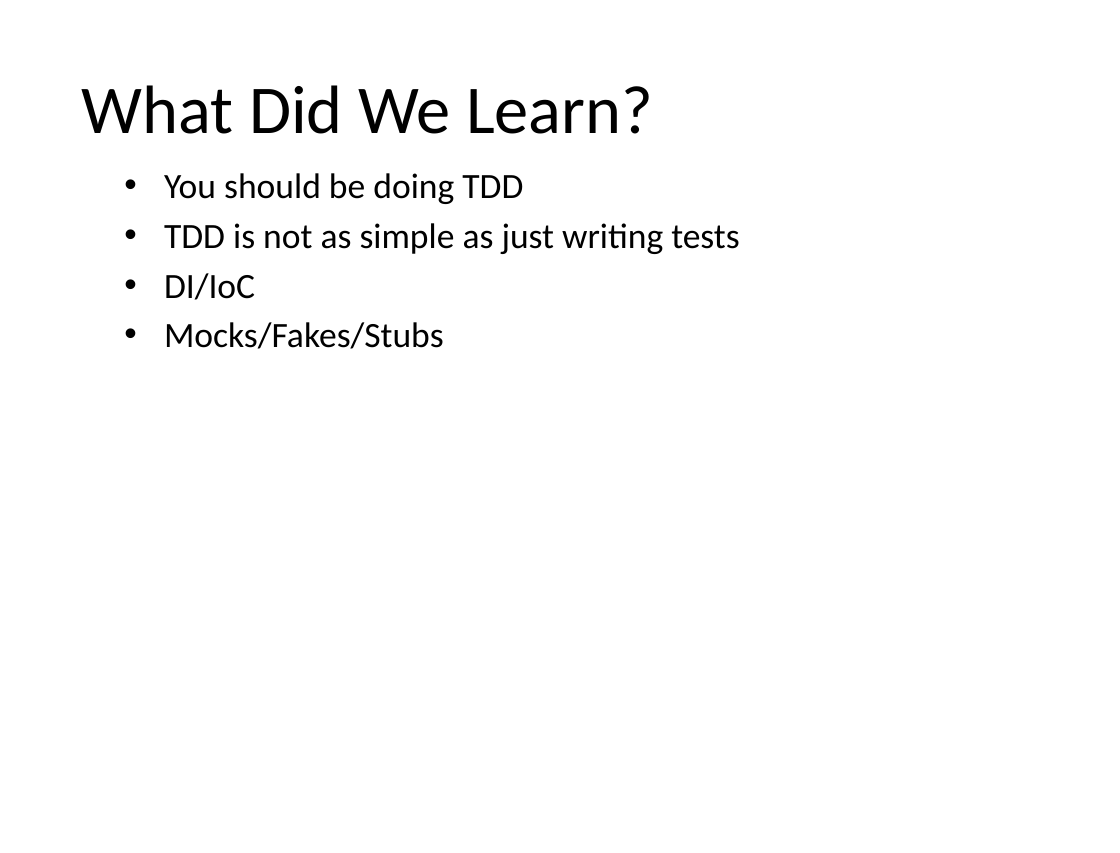
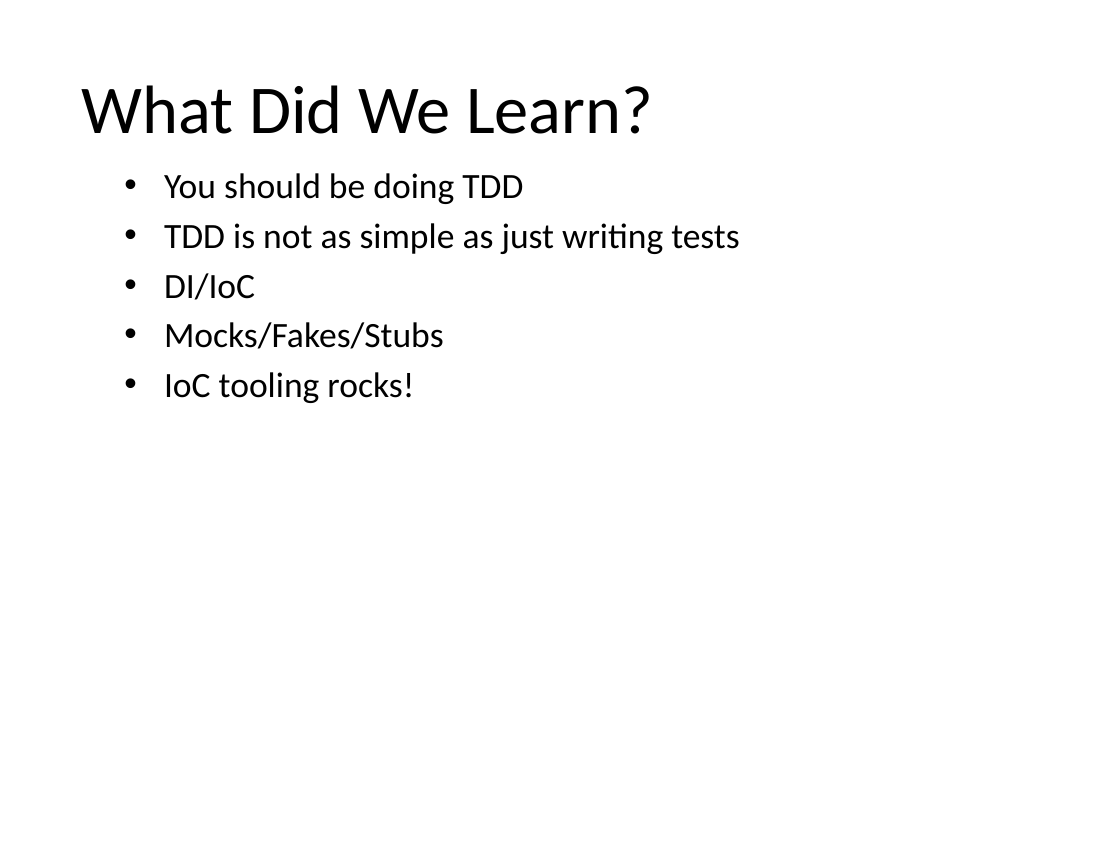
Before and after one commit to kburnell/TestDriving.NET, a slide deck: slide 32 of TestDrivingDotNet.pptx. Drawn at 1120x853 pixels with LibreOffice and Linux fonts; fonts in the diff are those of the drawing; background and template pictures are left out. Boxes give left, top, right and bottom in pixels: in the first picture for what was removed or moved away, otherwise in the second. Text is boxed around its words. In the diff, an @@ line names an element or a change of style, - is before the commit and + after.

```diff
--- a/TestDrivingDotNet.pptx
+++ b/TestDrivingDotNet.pptx
@@ text at box(164, 372, 414, 403): paragraph added @@
+• IoC tooling rocks!
```
Also in this commit, not shown: 19 other files.
